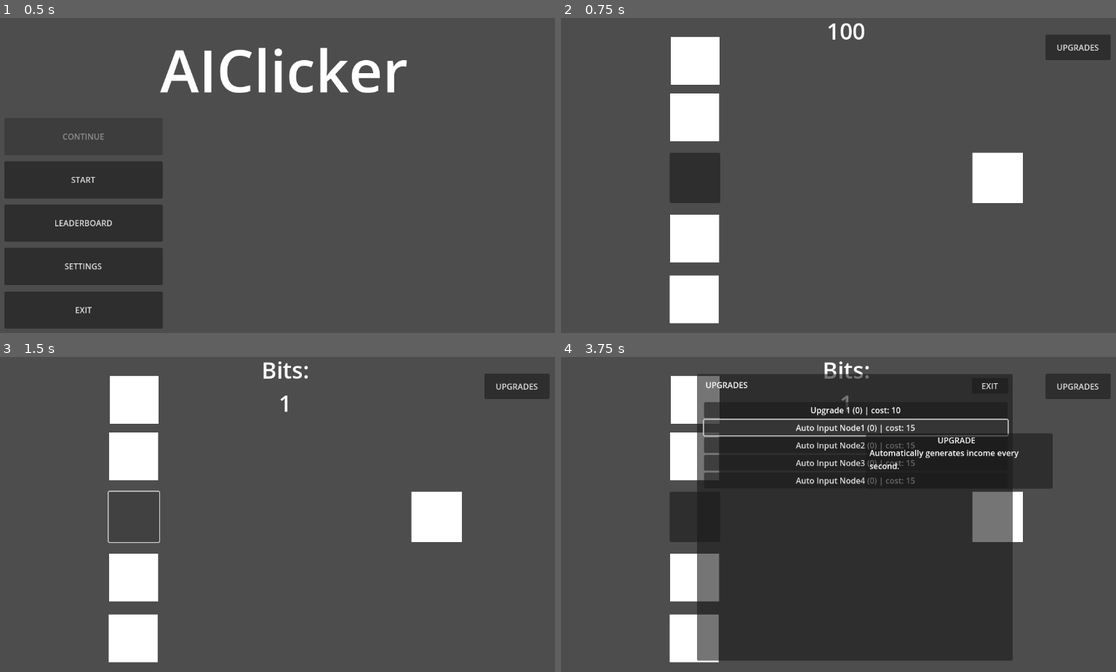
Above: before the commit, frames 1-4 (two rows, left to right).
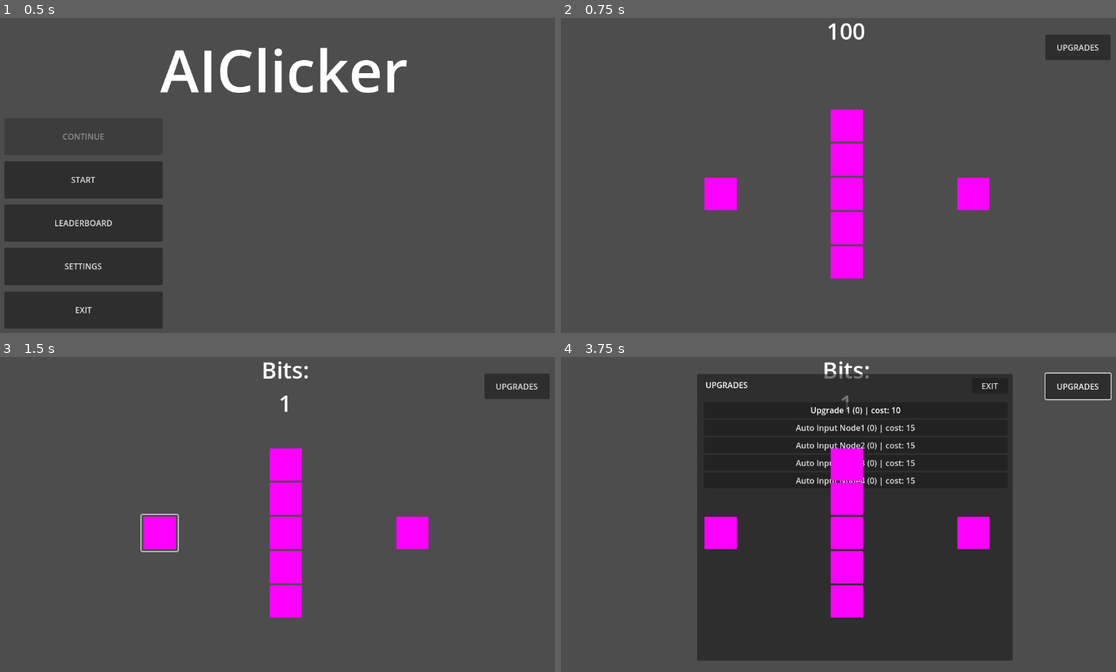
Above: after the commit, the same moments.

Repository: lukkool/Clickeriai
Game: Godot game, scene res://scenes/mainMenu/MainMenu.tscn
The game is run twice, just before and just after one commit, with the same random seed, the same clock (stepped at 60 frames per second) and the same inputs. Sound files missing from this copy of the repository are replaced by a short silence.
Inputs (mouse positions are in pixels of both pictures, inside the frame that each line leads up to; where the layout moved, square brackets give the same spot in the first picture):
- Up to frame 1 (0.5 s): no input
- Up to frame 2 (0.75 s): click "START" at 0.5 s
- Up to frame 3 (1.5 s): click (160, 533) [133, 517] at 1.25 s
- Up to frame 4 (3.75 s): click "UPGRADES" at 2 s; click "Upgrade 1 (0) | cost: 10" at 2.75 s; click "Auto Input Node1 (0) | cost: …" at 3.5 s

Frame 1 is identical in both runs. In frame 2, 12% of the frame differs, in the area x 19-84%, y 5-98%; in frame 3, 11%; in frame 4, 14%, in the area x 19-100%, y 4-98%.

Commit message:
Generalized node output, added batch normalization layer functionality

Diff:
--- a/scenes/gameScene/AutoInputNode.gd
+++ b/scenes/gameScene/AutoInputNode.gd
@@ -1,28 +1,16 @@
 extends Control
 
-signal output_activated(val)
+signal score_output(val)
 
-var income_amount: int = 1
-var interval: float = 1.0  # Time in seconds between activations
-var timer: Timer
+@export var income_amount: int = 1
+@export var interval: float = 10.0
 var enabled: bool = false
 
-func _ready() -> void:
-	timer = Timer.new()
-	timer.wait_time = interval
-	timer.autostart = true
-	timer.timeout.connect(_on_timer_timeout)
-	add_child(timer)
+var delay = interval
+func _process(delta: float) -> void:
+	if not enabled: return
 
-func _on_timer_timeout() -> void:
-	output_activated.emit(income_amount)
-
-func set_income_amount(amount: int) -> void:
-	income_amount = amount
-
-func set_interval(new_interval: float) -> void:
-	interval = new_interval
-	timer.wait_time = interval
-
-func set_enabled(is_enabled: bool) -> void:
-	enabled = is_enabled
+	delay -= delta
+	if delay <= 0:
+		delay = interval
+		score_output.emit(income_amount)
--- a/scenes/gameScene/AutoInputNode2.gd
+++ /dev/null
@@ -1,28 +0,0 @@
-extends Control
-
-signal output_activated(val)
-
-var income_amount: int = 2
-var interval: float = 2.0  # Time in seconds between activations
-var timer: Timer
-var enabled: bool = false
-
-func _ready() -> void:
-	timer = Timer.new()
-	timer.wait_time = interval
-	timer.autostart = true
-	timer.timeout.connect(_on_timer_timeout)
-	add_child(timer)
-
-func _on_timer_timeout() -> void:
-	output_activated.emit(income_amount)
-
-func set_income_amount(amount: int) -> void:
-	income_amount = amount
-
-func set_interval(new_interval: float) -> void:
-	interval = new_interval
-	timer.wait_time = interval
-
-func set_enabled(is_enabled: bool) -> void:
-	enabled = is_enabled
--- a/scenes/gameScene/AutoInputNode3.gd
+++ /dev/null
@@ -1,28 +0,0 @@
-extends Control
-
-signal output_activated(val)
-
-var income_amount: int = 5
-var interval: float = 5.0  # Time in seconds between activations
-var timer: Timer
-var enabled: bool = false
-
-func _ready() -> void:
-	timer = Timer.new()
-	timer.wait_time = interval
-	timer.autostart = true
-	timer.timeout.connect(_on_timer_timeout)
-	add_child(timer)
-
-func _on_timer_timeout() -> void:
-	output_activated.emit(income_amount)
-
-func set_income_amount(amount: int) -> void:
-	income_amount = amount
-
-func set_interval(new_interval: float) -> void:
-	interval = new_interval
-	timer.wait_time = interval
-
-func set_enabled(is_enabled: bool) -> void:
-	enabled = is_enabled
--- a/scenes/gameScene/AutoInputNode4.gd
+++ /dev/null
@@ -1,28 +0,0 @@
-extends Control
-
-signal output_activated(val)
-
-var income_amount: int = 10
-var interval: float = 10.0  # Time in seconds between activations
-var timer: Timer
-var enabled: bool = false
-
-func _ready() -> void:
-	timer = Timer.new()
-	timer.wait_time = interval
-	timer.autostart = true
-	timer.timeout.connect(_on_timer_timeout)
-	add_child(timer)
-
-func _on_timer_timeout() -> void:
-	output_activated.emit(income_amount)
-
-func set_income_amount(amount: int) -> void:
-	income_amount = amount
-
-func set_interval(new_interval: float) -> void:
-	interval = new_interval
-	timer.wait_time = interval
-
-func set_enabled(is_enabled: bool) -> void:
-	enabled = is_enabled
--- /dev/null
+++ b/scenes/gameScene/batchNormalizationNode/batch_normalization_node.gd
@@ -0,0 +1,13 @@
+extends TextureRect
+
+signal score_output(val)
+
+var bonus:int = 1
+
+
+func enable():
+	for node in get_tree().get_nodes_in_group("nodes_layer0"):
+		node.score_output.connect(add_and_send)
+
+func add_and_send(val):
+	score_output.emit(val + bonus)
--- /dev/null
+++ b/scenes/gameScene/batchNormalizationNode/batch_normalization_node.tscn
@@ -0,0 +1,13 @@
+[gd_scene load_steps=3 format=3 uid="uid://48y17njc02di"]
+
+[ext_resource type="Script" path="res://scenes/gameScene/batchNormalizationNode/batch_normalization_node.gd" id="1_kf4rg"]
+
+[sub_resource type="PlaceholderTexture2D" id="PlaceholderTexture2D_1kw3o"]
+size = Vector2(64, 64)
+
+[node name="BatchNormalizationNode0" type="TextureRect" groups=["nodes_layer1"]]
+size_flags_horizontal = 4
+size_flags_vertical = 4
+texture = SubResource("PlaceholderTexture2D_1kw3o")
+stretch_mode = 4
+script = ExtResource("1_kf4rg")
--- a/scenes/gameScene/gameScene.gd
+++ b/scenes/gameScene/gameScene.gd
@@ -1,13 +1,9 @@
 extends Control
 
 @onready var score_label:Label = $CurrencyLabel
-@onready var output_node:Control = $OutputNode
-@onready var auto_input_node: Control = $AutoInputNode
-@onready var auto_input_node2: Control = $AutoInputNode2
-@onready var auto_input_node3: Control = $AutoInputNode3
-@onready var auto_input_node4: Control = $AutoInputNode4
+@onready var output_node:Control = $%OutputNode
 
-var score:int:
+var score:float:
 	set(val):
 		score = val
 		score_label.text = "Bits:\n" + str(score)
@@ -18,10 +14,6 @@
 	if should_load:
 		get_node("SaveLoadManager").load_game()
 	output_node.output_activated.connect(func(val): score += val)
-	auto_input_node.set_enabled(false)
-	auto_input_node2.set_enabled(false)
-	auto_input_node3.set_enabled(false)
-	auto_input_node4.set_enabled(false)
 
 
 var dense_layer_nodes:int = 0
--- a/scenes/gameScene/gameScene.tscn
+++ b/scenes/gameScene/gameScene.tscn
@@ -8,12 +8,14 @@
 [ext_resource type="Script" path="res://scenes/gameScene/outputNode/output_node.gd" id="3_2sikp"]
 [ext_resource type="Script" path="res://scenes/gameScene/currency_label.gd" id="5_0tvsb"]
 [ext_resource type="PackedScene" uid="uid://ba7xr7emiqkau" path="res://scenes/gameScene/upgrades/upgradeMenu.tscn" id="5_abvow"]
+[ext_resource type="PackedScene" uid="uid://48y17njc02di" path="res://scenes/gameScene/batchNormalizationNode/batch_normalization_node.tscn" id="8_fo0yy"]
 [ext_resource type="Script" path="res://scenes/gameScene/AutoInputNode.gd" id="9_30xkf"]
-[ext_resource type="Script" path="res://scenes/gameScene/AutoInputNode2.gd" id="10_t33rj"]
-[ext_resource type="Script" path="res://scenes/gameScene/AutoInputNode3.gd" id="11_nom2l"]
-[ext_resource type="Script" path="res://scenes/gameScene/AutoInputNode4.gd" id="12_3jige"]
 
-[sub_resource type="CanvasTexture" id="CanvasTexture_1io4r"]
+[sub_resource type="PlaceholderTexture2D" id="PlaceholderTexture2D_h7ml1"]
+size = Vector2(110, 110)
+
+[sub_resource type="PlaceholderTexture2D" id="PlaceholderTexture2D_u2w5d"]
+size = Vector2(110, 110)
 
 [node name="GameScene" type="Control"]
 layout_mode = 3
@@ -27,14 +29,6 @@
 grow_horizontal = 2
 grow_vertical = 2
 script = ExtResource("1_88gci")
-
-[node name="InputNode" parent="." instance=ExtResource("1_w6okk")]
-layout_mode = 1
-script = ExtResource("2_2uk3s")
-
-[node name="OutputNode" parent="." instance=ExtResource("2_4hplx")]
-layout_mode = 1
-script = ExtResource("3_2sikp")
 
 [node name="CurrencyLabel" type="Label" parent="."]
 layout_mode = 1
@@ -50,66 +44,6 @@
 horizontal_alignment = 1
 script = ExtResource("5_0tvsb")
 
-[node name="AutoInputNode" type="TextureRect" parent="."]
-layout_mode = 1
-anchors_preset = -1
-anchor_left = 0.5
-anchor_top = 0.5
-anchor_right = 0.5
-anchor_bottom = 0.5
-offset_left = -349.0
-offset_top = 73.0
-offset_right = -252.0
-offset_bottom = 168.0
-texture = SubResource("CanvasTexture_1io4r")
-script = ExtResource("9_30xkf")
-metadata/_edit_use_anchors_ = true
-
-[node name="AutoInputNode2" type="TextureRect" parent="."]
-layout_mode = 1
-anchors_preset = -1
-anchor_left = 0.5
-anchor_top = 0.5
-anchor_right = 0.5
-anchor_bottom = 0.5
-offset_left = -349.0
-offset_top = -168.0
-offset_right = -252.0
-offset_bottom = -73.0
-grow_horizontal = 2
-texture = SubResource("CanvasTexture_1io4r")
-script = ExtResource("10_t33rj")
-
-[node name="AutoInputNode3" type="TextureRect" parent="."]
-layout_mode = 1
-anchors_preset = -1
-anchor_left = 0.5
-anchor_top = 0.5
-anchor_right = 0.5
-anchor_bottom = 0.5
-offset_left = -348.0
-offset_top = -280.0
-offset_right = -251.0
-offset_bottom = -185.0
-texture = SubResource("CanvasTexture_1io4r")
-script = ExtResource("11_nom2l")
-metadata/_edit_use_anchors_ = true
-
-[node name="AutoInputNode4" type="TextureRect" parent="."]
-layout_mode = 1
-anchors_preset = -1
-anchor_left = 0.5
-anchor_top = 0.5
-anchor_right = 0.5
-anchor_bottom = 0.5
-offset_left = -350.0
-offset_top = 194.0
-offset_right = -253.0
-offset_bottom = 289.0
-texture = SubResource("CanvasTexture_1io4r")
-script = ExtResource("12_3jige")
-metadata/_edit_use_anchors_ = true
-
 [node name="UpgradeMenu" parent="." instance=ExtResource("5_abvow")]
 layout_mode = 1
 offset_left = -2.0
@@ -118,4 +52,97 @@
 [node name="SaveLoadManager" type="Node" parent="."]
 script = ExtResource("1_xrb4c")
 
-[connection signal="pressed" from="InputNode" to="InputNode" method="_on_pressed"]
+[node name="LayerContainer" type="HBoxContainer" parent="."]
+layout_mode = 1
+anchors_preset = -1
+anchor_left = 0.177083
+anchor_top = 0.114198
+anchor_right = 0.826389
+anchor_bottom = 0.987654
+alignment = 1
+metadata/_edit_use_anchors_ = true
+
+[node name="Layer0" type="VBoxContainer" parent="LayerContainer"]
+custom_minimum_size = Vector2(110, 0)
+layout_mode = 2
+size_flags_horizontal = 3
+alignment = 1
+metadata/_edit_use_anchors_ = true
+
+[node name="AutoInputNode3" type="TextureRect" parent="LayerContainer/Layer0" groups=["nodes_layer0"]]
+visible = false
+custom_minimum_size = Vector2(110, 110)
+layout_mode = 2
+size_flags_horizontal = 4
+size_flags_vertical = 4
+texture = SubResource("PlaceholderTexture2D_h7ml1")
+script = ExtResource("9_30xkf")
+income_amount = 3
+
+[node name="AutoInputNode" type="TextureRect" parent="LayerContainer/Layer0" groups=["nodes_layer0"]]
+visible = false
+custom_minimum_size = Vector2(110, 110)
+layout_mode = 2
+size_flags_horizontal = 4
+size_flags_vertical = 4
+texture = SubResource("PlaceholderTexture2D_h7ml1")
+script = ExtResource("9_30xkf")
+
+[node name="InputNode" parent="LayerContainer/Layer0" groups=["nodes_layer0"] instance=ExtResource("1_w6okk")]
+layout_mode = 2
+size_flags_horizontal = 4
+size_flags_vertical = 4
+script = ExtResource("2_2uk3s")
+
+[node name="AutoInputNode2" type="TextureRect" parent="LayerContainer/Layer0" groups=["nodes_layer0"]]
+visible = false
+custom_minimum_size = Vector2(11, 110)
+layout_mode = 2
+size_flags_horizontal = 4
+size_flags_vertical = 4
+texture = SubResource("PlaceholderTexture2D_u2w5d")
+stretch_mode = 4
+script = ExtResource("9_30xkf")
+income_amount = 2
+
+[node name="AutoInputNode4" type="TextureRect" parent="LayerContainer/Layer0" groups=["nodes_layer0"]]
+visible = false
+custom_minimum_size = Vector2(110, 110)
+layout_mode = 2
+size_flags_horizontal = 4
+size_flags_vertical = 4
+texture = SubResource("PlaceholderTexture2D_h7ml1")
+script = ExtResource("9_30xkf")
+income_amount = 4
+
+[node name="Layer1" type="VBoxContainer" parent="LayerContainer"]
+custom_minimum_size = Vector2(110, 0)
+layout_mode = 2
+size_flags_horizontal = 3
+alignment = 1
+metadata/_edit_use_anchors_ = true
+
+[node name="BatchNormalizationNode0" parent="LayerContainer/Layer1" instance=ExtResource("8_fo0yy")]
+layout_mode = 2
+
+[node name="BatchNormalizationNode1" parent="LayerContainer/Layer1" instance=ExtResource("8_fo0yy")]
+layout_mode = 2
+
+[node name="BatchNormalizationNode2" parent="LayerContainer/Layer1" instance=ExtResource("8_fo0yy")]
+layout_mode = 2
+
+[node name="BatchNormalizationNode3" parent="LayerContainer/Layer1" instance=ExtResource("8_fo0yy")]
+layout_mode = 2
+
+[node name="BatchNormalizationNode4" parent="LayerContainer/Layer1" instance=ExtResource("8_fo0yy")]
+layout_mode = 2
+
+[node name="OutputNode" parent="LayerContainer" instance=ExtResource("2_4hplx")]
+unique_name_in_owner = true
+layout_mode = 2
+size_flags_horizontal = 6
+size_flags_vertical = 4
+stretch_mode = 2
+script = ExtResource("3_2sikp")
+
+[connection signal="pressed" from="LayerContainer/Layer0/InputNode" to="LayerContainer/Layer0/InputNode" method="_on_pressed"]
--- a/scenes/gameScene/inputNode/InputNode.tscn
+++ b/scenes/gameScene/inputNode/InputNode.tscn
@@ -1,4 +1,7 @@
-[gd_scene load_steps=2 format=3 uid="uid://lvqht05hsf30"]
+[gd_scene load_steps=3 format=3 uid="uid://lvqht05hsf30"]
+
+[sub_resource type="PlaceholderTexture2D" id="PlaceholderTexture2D_4ms2a"]
+size = Vector2(64, 64)
 
 [sub_resource type="GDScript" id="GDScript_5gw0s"]
 script/source = "extends Button
@@ -14,10 +17,12 @@
 anchor_top = 0.5
 anchor_right = 0.5
 anchor_bottom = 0.5
-offset_left = -350.0
-offset_top = -50.0
-offset_right = -250.0
-offset_bottom = 50.0
+offset_left = -576.0
+offset_top = -324.0
+offset_right = -504.0
+offset_bottom = -252.0
 grow_horizontal = 2
 grow_vertical = 2
+icon = SubResource("PlaceholderTexture2D_4ms2a")
+flat = true
 script = SubResource("GDScript_5gw0s")
--- a/scenes/gameScene/inputNode/input_node.gd
+++ b/scenes/gameScene/inputNode/input_node.gd
@@ -1,6 +1,6 @@
 extends Button
 
-signal input_activated(val)
+signal score_output(val)
 var multiplier = 1
 var score_generated = 1
 
@@ -24,16 +24,16 @@
 
 
 func _on_pressed() -> void:
-	if not multiplier_active:
-		click_streak += 1
-	print(click_streak)
+	if not multiplier_active: click_streak += 1
+
 	if(click_streak > needed_threshold):
 		multiplier *= 2
 		click_streak = 0
 		multiplier_active = true
 		multiplier_timer = multiplier_duration
 		self.modulate = multiplier_color
-	score_generated = multiplier * 1
-	input_activated.emit(score_generated)
+
+	score_generated = multiplier * score_generated
+	score_output.emit(score_generated)
 
 	Sound.play_button_click()
--- a/scenes/gameScene/outputNode/outputNode.tscn
+++ b/scenes/gameScene/outputNode/outputNode.tscn
@@ -1,6 +1,9 @@
-[gd_scene format=3 uid="uid://dbnd03h46tvoy"]
+[gd_scene load_steps=2 format=3 uid="uid://dbnd03h46tvoy"]
 
-[node name="OutputNode" type="ColorRect"]
+[sub_resource type="PlaceholderTexture2D" id="PlaceholderTexture2D_1sm7f"]
+size = Vector2(64, 64)
+
+[node name="OutputNode" type="TextureRect"]
 anchors_preset = 8
 anchor_left = 0.5
 anchor_top = 0.5
@@ -12,3 +15,4 @@
 offset_bottom = 50.0
 grow_horizontal = 2
 grow_vertical = 2
+texture = SubResource("PlaceholderTexture2D_1sm7f")
--- a/scenes/gameScene/outputNode/output_node.gd
+++ b/scenes/gameScene/outputNode/output_node.gd
@@ -1,10 +1,22 @@
-extends ColorRect
+extends TextureRect
 
 signal output_activated(val)
 
 func _ready() -> void:
-	var input_node = get_parent().get_node("InputNode")
-	input_node.input_activated.connect(_on_input_node_activated)
+	for node in get_tree().get_nodes_in_group("nodes_layer0"):
+		node.score_output.connect(on_signal_get)
 
-func _on_input_node_activated(val) -> void:
-	output_activated.emit(val)
+func on_signal_get(val): output_activated.emit(val)
+
+
+var current_last_layer:int = 0
+func connect_last_layer_to(next):
+	reconnect_last_layer(current_last_layer, next)
+	current_last_layer = next
+
+func reconnect_last_layer(current, next):
+	for node in get_tree().get_nodes_in_group("nodes_layer" + str(current)):
+		node.score_output.disconnect(on_signal_get)
+
+	for node in get_tree().get_nodes_in_group("nodes_layer" + str(next)):
+		node.score_output.connect(on_signal_get)
Not shown: 1 places in scenes/gameScene/gameScene.tscn that only renumber resources
